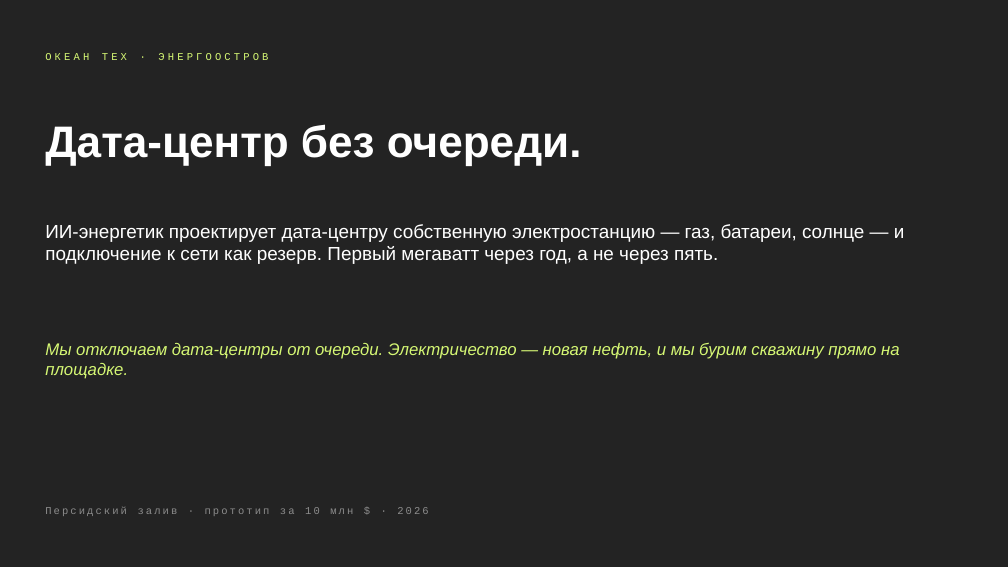
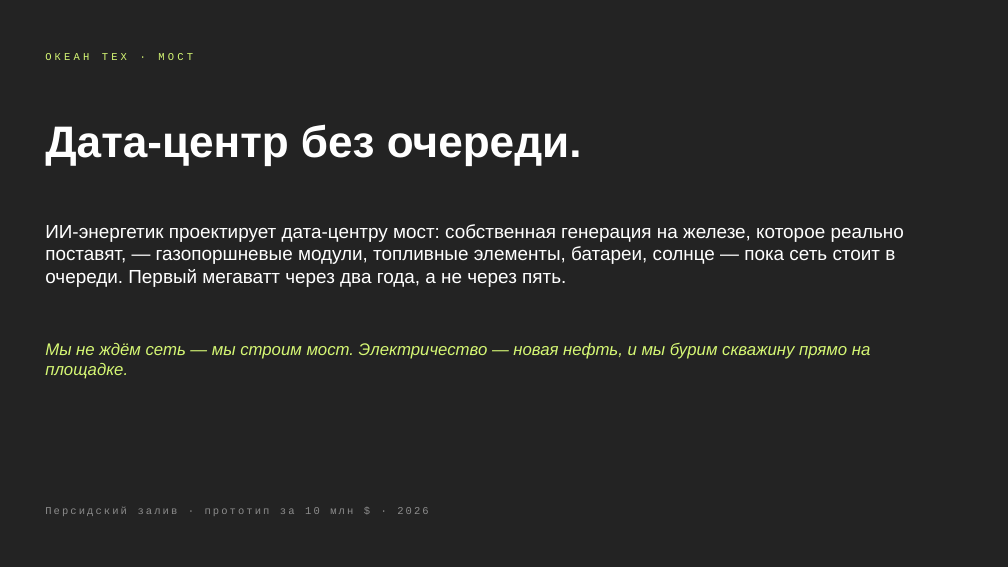
Before and after one commit to komoroshin/research, a slide deck: slide 1 of ai-case-library/research/ventures/grid-idea-island.pptx. Drawn at 1008x567 pixels with LibreOffice and Linux fonts; fonts in the diff are those of the drawing. Boxes give left, top, right and bottom in pixels: in the first picture for what was removed or moved away, otherwise in the second. Text is boxed around its words. In the diff, an @@ line names an element or a change of style, - is before the commit and + after.

```diff
--- a/ai-case-library/research/ventures/grid-idea-island.pptx
+++ b/ai-case-library/research/ventures/grid-idea-island.pptx
@@ text at <box>45,53,193,60</box>: text changed @@
-ОКЕАН ТЕХ · ЭНЕРГООСТРОВ
+ОКЕАН ТЕХ · МОСТ
@@ text at <box>45,224,904,287</box>: text changed @@
-ИИ-энергетик проектирует дата-центру собственную электростанцию — газ, батареи, солнце — и подключение к сети как резерв. Первый мегаватт через год, а не через пять.
+ИИ-энергетик проектирует дата-центру мост: собственная генерация на железе, которое реально поставят, — газопоршневые модули, топливные элементы, батареи, солнце — пока сеть стоит в очереди. Первый мегаватт через два года, а не через пять.
@@ text at <box>45,343,871,379</box>: text changed @@
-Мы отключаем дата-центры от очереди. Электричество — новая нефть, и мы бурим скважину прямо на площадке.
+Мы не ждём сеть — мы строим мост. Электричество — новая нефть, и мы бурим скважину прямо на площадке.
```
Also in this commit, not shown: 7 other slides changed, 8 other files.
